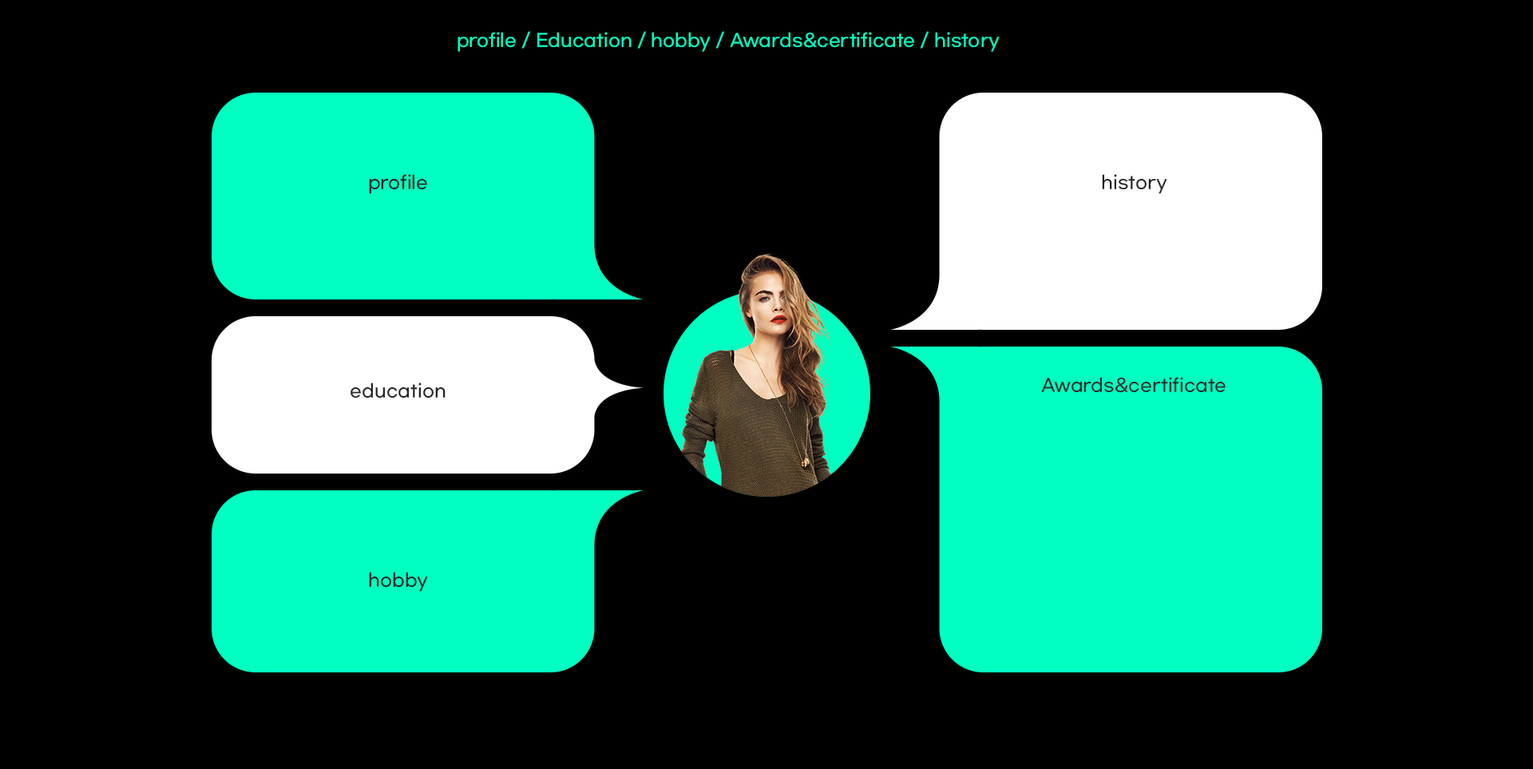
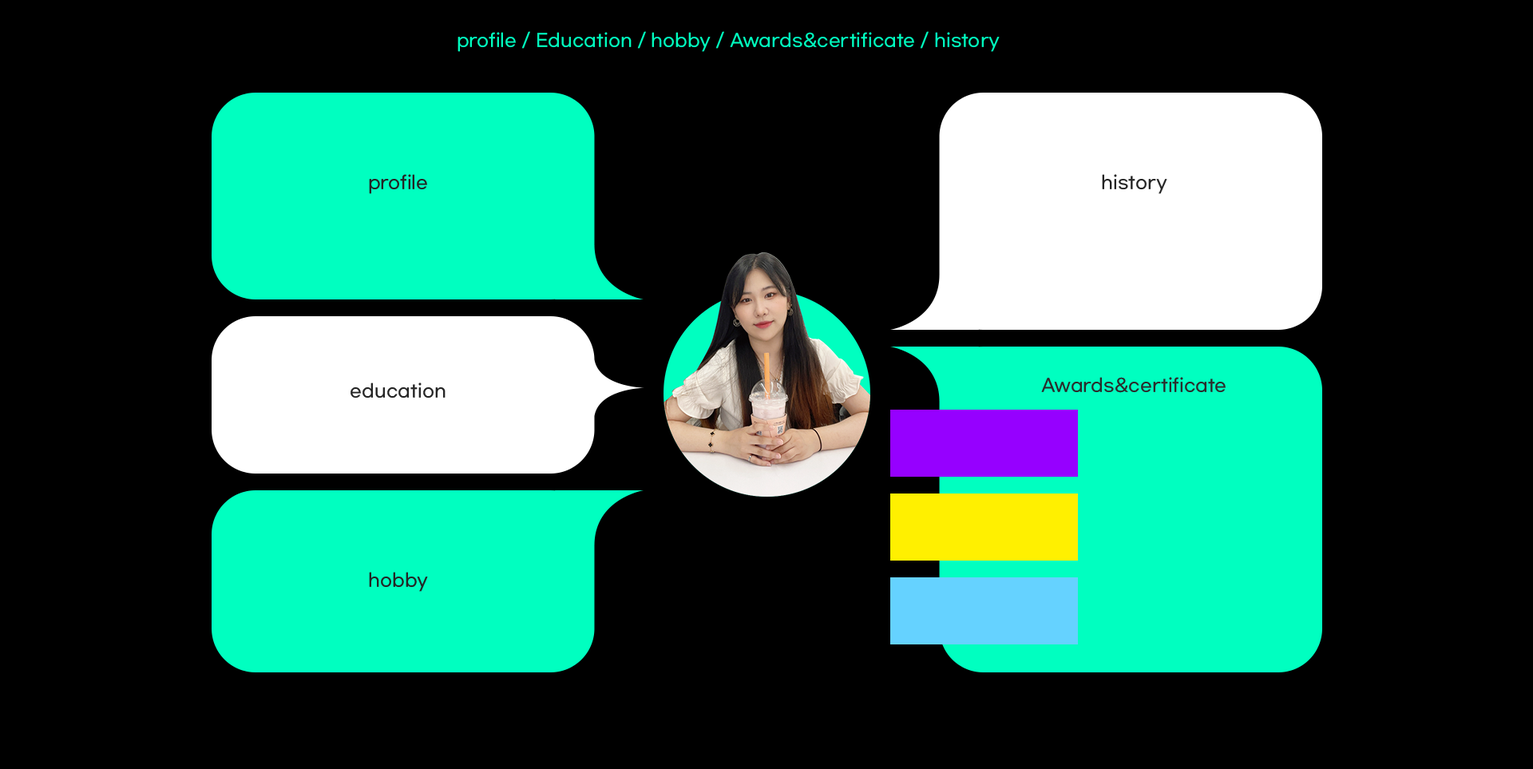
Before/after of a (1533, 769) layered artwork. What changed in the layer stack:
added layer "Rectangle 1 copy 2" above "Rectangle 1 copy" over (890, 577, 1079, 645)
added layer "Rectangle 1 copy" above "Rectangle 1" over (890, 493, 1079, 561)
added layer "Rectangle 1" above "history" over (890, 409, 1079, 477)
painted on "pngwing.com" over (663, 252, 871, 497)
